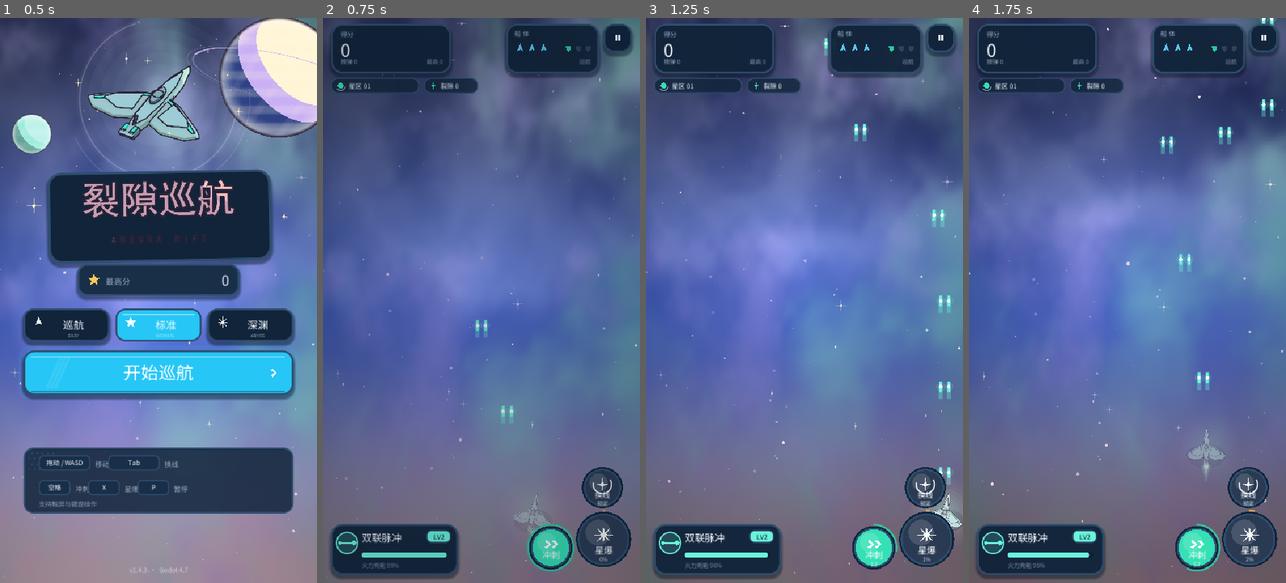
Above: before the commit, frames 1-4 (left to right).
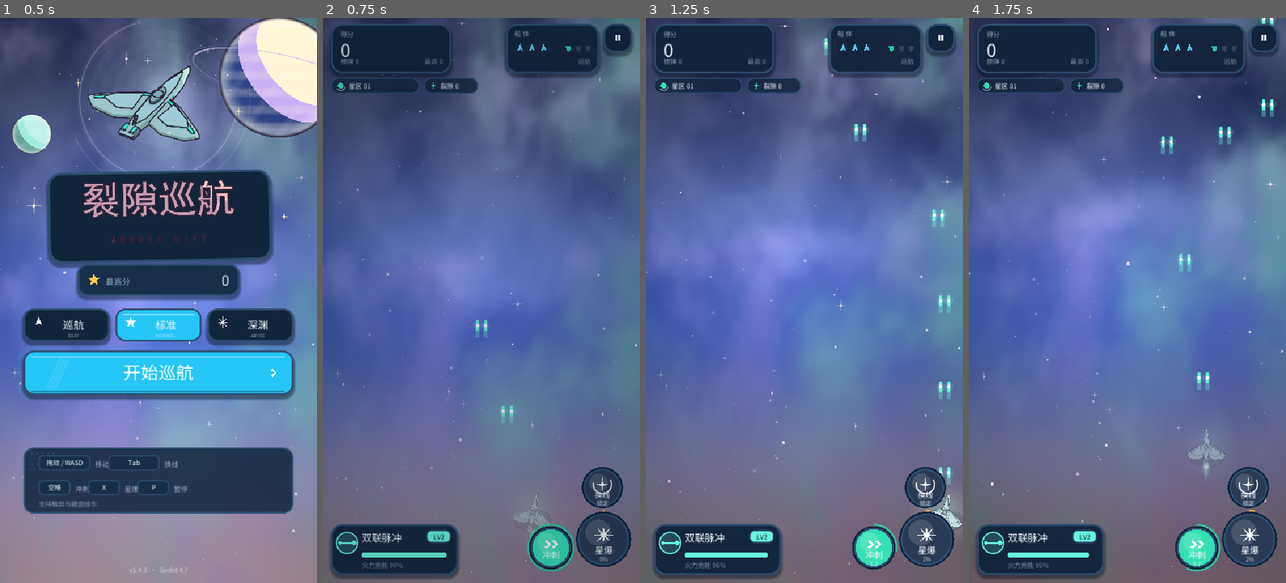
Above: after the commit, the same moments.

Repository: sctale/SpaceFighter-Godot
Game: Godot game, scene res://scenes/Main.tscn
Two runs of this game, one before a commit and one after it. Both use one fixed random seed, a clock stepped at 60 frames per second and the inputs below.
Inputs (mouse positions are in pixels of both pictures, inside the frame that each line leads up to):
- Up to frame 1 (0.5 s): no input
- Up to frame 2 (0.75 s): tap Enter at 0.5 s; move the mouse to (551, 272) at 0.52 s; hold D from 0.53 s (still down); tap 1 at 0.6 s; click (551, 272) at 0.67 s
- Up to frame 3 (1.25 s): keep holding D; tap Space at 0.77 s
- Up to frame 4 (1.75 s): release D at 1.25 s; drag from (1064, 328) to (1111, 413) at 1.27 s

Frame 1 is identical in both runs. In frame 2, less than 0.1% of the frame differs, in the area x 6-91%, y 7-98%; in frame 3, 0.1%; in frame 4, 0.1%.

Commit message:
ux: UI 重构 Phase 3——HUD 可读性与事件反馈
小字阶梯化 10→11/9→10；受击红闪/护盾青闪边缘晕光、
Boss 血条横向展开、武器升级 LV 脉冲（均纯视觉，判定零改动）；
新增 hurt/bossdeploy 调试快照。门禁 180 + selftest 8 绿。

Diff:
--- a/scripts/collision_system.gd
+++ b/scripts/collision_system.gd
@@ -160,12 +160,14 @@
 	# 护盾优先：掉了只丢一层，不清弹（Unity：shield break 不 clear）
 	if m.player_shields > 0:
 		m.player_shields -= 1
+		m.shield_flash = 0.6
 		m.player_invuln = CFG.INVULN_AFTER_SHIELD
 		m._gain_nova_raw(CFG.NOVA_ON_SHIELD_BREAK)
 		m._feel_freeze(CFG.FREEZE_HIT)
 	else:
 		# 船体受击：清弹、慢镜、武器惩罚、丢僚机、重生位移
 		m.player_lives -= 1
+		m.hurt_flash = 0.7
 		m.player_invuln = CFG.INVULN_AFTER_HULL_HIT
 		m._gain_nova_raw(CFG.NOVA_ON_HULL_HIT)
 		m._feel_slow(CFG.SLOW_HIT_SCALE, CFG.SLOW_HIT_DUR)
--- a/scripts/main.gd
+++ b/scripts/main.gd
@@ -77,6 +77,8 @@
 var player_invuln := 0.0
 var player_bank := 0.0
 var player_last_dir := 0.0
+var hurt_flash := 0.0     # 纯视觉：船体受击屏幕边缘红闪，UIOverlay 消费衰减
+var shield_flash := 0.0   # 纯视觉：护盾破碎/获得屏幕边缘青闪，UIOverlay 消费衰减
 
 
 # 武器与玩家生存/技能（迁移C）
@@ -298,6 +300,10 @@
 		elif _shot_mode == "pause" or _shot_mode == "gameover":
 			in_menu = false
 			_reset_game()
+		elif _shot_mode == "hurt":
+			# 纯视觉验收：受击/护盾边缘闪（DevShots）
+			in_menu = false
+			_reset_game()
 		_shot_taken = false
 
 
@@ -582,6 +588,10 @@
 	if _shot_mode != "" and not _shot_taken:
 		_shot_t += delta
 		var wait := 3.6 if (_shot_mode == "play" or _shot_mode.begins_with("boss")) else 1.6
+		if _shot_mode == "bossdeploy":
+			wait = 0.15
+		elif _shot_mode == "hurt":
+			wait = 1.2
 		if _shot_mode == "demo":
 			wait = 4.8
 		elif _shot_mode == "action":
@@ -601,6 +611,9 @@
 			rift = 32
 			total_kills = 120
 			best_score = 60000
+		if _shot_mode == "hurt" and _shot_t > wait - 0.3:
+			hurt_flash = 0.7
+			shield_flash = 0.6
 		if _shot_t > wait:
 			_shot_taken = true
 			var dir := ProjectSettings.globalize_path("res://build/shots")
@@ -1355,6 +1368,7 @@
 		"shield":
 			if player_shields < CFG.MAX_SHIELDS:
 				player_shields += 1
+				shield_flash = 0.6
 				label = "护盾 %d/%d" % [player_shields, CFG.MAX_SHIELDS]
 			else:
 				score += CFG.CRATE_FULL_SHIELD_SCORE
--- a/scripts/ui_hud.gd
+++ b/scripts/ui_hud.gd
@@ -8,7 +8,7 @@
 
 static func draw(ci: CanvasItem, skin: UISkin, main: Node, vw: float, vh: float,
 		safe_top: float, safe_bottom: float, safe_left: float, safe_right: float,
-		t: float, pressed: String) -> Dictionary:
+		t: float, pressed: String, boss_k: float, lv_pulse: float) -> Dictionary:
 	var rects := {}
 	var top := safe_top + 10.0
 	var bottom := vh - safe_bottom - 14.0
@@ -19,13 +19,13 @@
 
 	# 分数板
 	skin.panel(ci, score_r, Color(skin.BG_PANEL.r, skin.BG_PANEL.g, skin.BG_PANEL.b, 0.93), 18.0, skin.BORDER, 3.0, true)
-	skin.text(ci, score_r.position + Vector2(16, 22), "得分", 11, skin.INK_SOFT)
+	skin.text(ci, score_r.position + Vector2(16, 22), "得分", skin.TEXT_SM, skin.INK_SOFT)
 	skin.text(ci, score_r.position + Vector2(16, 56),
 		"%d" % int(round(float(main.display_score))), 30, skin.INK)
-	skin.text(ci, score_r.position + Vector2(16, 68), "擦弹 %d" % int(main.graze), 10,
+	skin.text(ci, score_r.position + Vector2(16, 68), "擦弹 %d" % int(main.graze), skin.TEXT_SM,
 		Color(skin.INK_SOFT.r, skin.INK_SOFT.g, skin.INK_SOFT.b, 0.85))
 	skin.text_right(ci, score_r.end.x - 14.0, score_r.position.y + 68.0,
-		"最高 %d" % int(main.best_score), 10,
+		"最高 %d" % int(main.best_score), skin.TEXT_SM,
 		Color(skin.INK_SOFT.r, skin.INK_SOFT.g, skin.INK_SOFT.b, 0.72))
 	var combo := int(main.multiplier)
 	if combo > 1:
@@ -39,7 +39,7 @@
 
 	# 船体板
 	skin.panel(ci, hull_r, Color(skin.BG_PANEL.r, skin.BG_PANEL.g, skin.BG_PANEL.b, 0.93), 18.0, skin.BORDER, 3.0, true)
-	skin.text(ci, hull_r.position + Vector2(14, 21), "船 体", 11, skin.INK_SOFT)
+	skin.text(ci, hull_r.position + Vector2(14, 21), "船 体", skin.TEXT_SM, skin.INK_SOFT)
 	var lives := int(main.player_lives)
 	var max_h := mini(CFG.UPGRADE_MAX_HULL, maxi(3, int(main.upgrades.get("max_hull", 3))))
 	for i in range(max_h):
@@ -52,7 +52,7 @@
 		skin.icon_shield(ci, hull_r.position + Vector2(106 + i * 17.0, 42.0), 7.0,
 			skin.CYAN_DEEP if on else Color(skin.TEXT_SECONDARY.r, skin.TEXT_SECONDARY.g, skin.TEXT_SECONDARY.b, 0.22))
 	skin.text_right(ci, hull_r.end.x - 14.0, hull_r.position.y + 68.0,
-		String(CFG.DIFFICULTY[String(main.difficulty)]["name"]), 10,
+		String(CFG.DIFFICULTY[String(main.difficulty)]["name"]), skin.TEXT_SM,
 		Color(skin.INK_SOFT.r, skin.INK_SOFT.g, skin.INK_SOFT.b, 0.75))
 
 	# 暂停
@@ -64,14 +64,17 @@
 	# 星区胶囊 / Boss 血条
 	var boss = main.boss
 	if boss != null:
-		var bar_w := minf(vw - safe_left - safe_right - 64.0, 470.0)
+		# Boss 血条展开：横向 ease-out 展开 + 名牌淡入（纯视觉，不影响判定）
+		var k_e := 1.0 - pow(1.0 - clampf(boss_k, 0.0, 1.0), 3.0)
+		var bar_w := maxf(30.0, minf(vw - safe_left - safe_right - 64.0, 470.0) * k_e)
 		var bar_x := (vw - bar_w) * 0.5
 		var bar_y := top + 112.0
 		var name_r := Rect2(vw * 0.5 - 142.0, bar_y - 32.0, 284.0, 28.0)
-		skin.panel(ci, name_r, skin.CREAM, 10.0, skin.BORDER, 2.5, false)
+		skin.panel(ci, name_r, Color(skin.CREAM.r, skin.CREAM.g, skin.CREAM.b, k_e), 10.0,
+			Color(skin.BORDER.r, skin.BORDER.g, skin.BORDER.b, k_e), 2.5, false)
 		skin.text_center(ci, vw * 0.5, name_r.position.y + 20.0,
 			"%s · %s  P%d" % [String(boss.title_zh), String(boss.name_zh), int(boss.phase) + 1],
-			13, skin.INK, 0)
+			13, Color(skin.INK.r, skin.INK.g, skin.INK.b, k_e), 0)
 		var bar_r := Rect2(bar_x, bar_y, bar_w, 18.0)
 		skin.panel(ci, bar_r, Color(skin.BG_PRIMARY.r, skin.BG_PRIMARY.g, skin.BG_PRIMARY.b, 0.92), 9.0, skin.BORDER, 3.0, false)
 		var frac := clampf(float(main.display_boss_hp), 0.0, 1.0)
@@ -96,13 +99,13 @@
 		ci.draw_circle(zone_r.position + Vector2(16, 13), 5.0, skin.CYAN)
 		ci.draw_arc(zone_r.position + Vector2(16, 13), 8.0, 0.2, 2.4, 16,
 			Color(1, 1, 1, 0.55), 1.5, true)
-		skin.text(ci, zone_r.position + Vector2(30, 18), "星区 %02d" % int(main.zone), 11, skin.INK)
+		skin.text(ci, zone_r.position + Vector2(30, 18), "星区 %02d" % int(main.zone), skin.TEXT_SM, skin.INK)
 		ci.draw_rect(Rect2(zone_r.position.x + 8.0, zone_r.end.y - 4.0,
 			(zone_r.size.x - 16.0) * float(main.zone_progress()), 2.5), skin.CYAN_DEEP)
 		var rift_r := Rect2(zone_r.end.x + 8.0, zone_r.position.y, 92.0, 26.0)
 		skin.panel(ci, rift_r, Color(skin.BG_PANEL.r, skin.BG_PANEL.g, skin.BG_PANEL.b, 0.82), 10.0, skin.BORDER, 2.0, false)
 		skin.icon_burst(ci, rift_r.position + Vector2(16, 13), 6.5, skin.CYAN, 4)
-		skin.text(ci, rift_r.position + Vector2(28, 18), "裂隙 %d" % int(main.rift), 11, skin.INK)
+		skin.text(ci, rift_r.position + Vector2(28, 18), "裂隙 %d" % int(main.rift), skin.TEXT_SM, skin.INK)
 
 	# 武器板
 	var wp_r := Rect2(safe_left + 14.0, bottom - 86.0, 216.0, 86.0)
@@ -116,8 +119,10 @@
 		CFG.weapon_name(String(main.weapons.active_id), int(main.weapons.active().level)), 17, skin.INK)
 	var lv := int(main.weapons.active().level)
 	var lv_r := Rect2(wp_r.end.x - 54.0, wp_r.position.y + 10.0, 42.0, 22.0)
+	if lv_pulse > 0.0:
+		skin.glow(ci, lv_r.get_center(), 30.0, wtint, 5, 0.30 * clampf(lv_pulse / 0.7, 0.0, 1.0))
 	skin.panel(ci, lv_r, wtint, 8.0, skin.BORDER, 2.0, false)
-	skin.text_center(ci, lv_r.get_center().x, lv_r.position.y + 16.0, "LV%d" % lv, 11, skin.BG_PRIMARY, 0)
+	skin.text_center(ci, lv_r.get_center().x, lv_r.position.y + 16.0, "LV%d" % lv, skin.TEXT_SM, skin.BG_PRIMARY, 0)
 	var charge := clampf(float(main.weapons.active().charge) / 100.0, 0.0, 1.0)
 	var bar := Rect2(wp_r.position + Vector2(52, 48), Vector2(146, 9))
 	skin.panel(ci, bar, Color(skin.BG_PRIMARY.r, skin.BG_PRIMARY.g, skin.BG_PRIMARY.b, 0.45), 4.0, Color(0, 0, 0, 0), 0.0, false)
@@ -126,9 +131,9 @@
 			skin.RED if bool(main.weapons.active().detuned) else wtint,
 			4.0, Color(0, 0, 0, 0), 0.0, false)
 	if bool(main.weapons.active().detuned):
-		skin.text(ci, wp_r.position + Vector2(52, 74), "失谐排气", 10, skin.RED)
+		skin.text(ci, wp_r.position + Vector2(52, 74), "失谐排气", skin.TEXT_SM, skin.RED)
 	else:
-		skin.text(ci, wp_r.position + Vector2(52, 74), "火力充能 %d%%" % int(charge * 100.0), 10,
+		skin.text(ci, wp_r.position + Vector2(52, 74), "火力充能 %d%%" % int(charge * 100.0), skin.TEXT_SM,
 			Color(skin.INK_SOFT.r, skin.INK_SOFT.g, skin.INK_SOFT.b, 0.8))
 	if float(main.weapons.resonance) > 0.0:
 		status_chip(ci, skin, wp_r.end.x + 54.0, wp_r.position.y + 20.0,
@@ -212,7 +217,7 @@
 			ci.draw_arc(icon_c, r * 0.52, -0.5, PI * 1.05, 24, icon_col, 2.0, true)
 	skin.text_center(ci, cc.x, cc.y + r * 0.58, label, 13 if r < 32.0 else 15, icon_col, 0)
 	if badge != "":
-		skin.text_center(ci, cc.x, cc.y + r * 0.58 + 13.0, badge, 9,
+		skin.text_center(ci, cc.x, cc.y + r * 0.58 + 13.0, badge, 10,
 			Color(icon_col.r, icon_col.g, icon_col.b, 0.78), 0)
 	if ring > 0.0:
 		ci.draw_arc(cc, r + 7.0, -PI * 0.5, -PI * 0.5 + TAU * clampf(ring, 0.0, 1.0), 40,
--- a/scripts/ui_overlay.gd
+++ b/scripts/ui_overlay.gd
@@ -26,6 +26,10 @@
 var _fade := 1.0
 var _last_state := ""
 var _modal_t := 0.0
+var _boss_bar_k := 0.0
+var _boss_was := false
+var _lv_pulse := 0.0
+var _last_lv := 0
 
 
 func _ready() -> void:
@@ -63,6 +67,20 @@
 			_warning_t = maxf(_warning_t, 0.55)
 	_banner_t = maxf(0.0, _banner_t - delta)
 	_warning_t = maxf(0.0, _warning_t - delta)
+	# Phase 3 纯视觉时钟：边缘闪衰减 / Boss 血条展开 / 武器升级脉冲
+	main.hurt_flash = maxf(0.0, float(main.hurt_flash) - delta)
+	main.shield_flash = maxf(0.0, float(main.shield_flash) - delta)
+	var has_boss := main.boss != null
+	if has_boss and not _boss_was:
+		_boss_bar_k = 0.0
+	_boss_was = has_boss
+	if has_boss:
+		_boss_bar_k = minf(1.0, _boss_bar_k + delta * 2.2)
+	var lv_now := int(main.weapons.active().level)
+	if _last_lv > 0 and lv_now > _last_lv:
+		_lv_pulse = 0.7
+	_last_lv = lv_now
+	_lv_pulse = maxf(0.0, _lv_pulse - delta)
 	queue_redraw()
 
 
@@ -103,7 +121,12 @@
 		menu_buttons = UIMenu.draw(self, skin, main, vw, vh, st, sb, _t)
 		_draw_fade(vw, vh)
 		return
-	game_buttons = UIHud.draw(self, skin, main, vw, vh, st, sb, sl, sr, _t, flash)
+	game_buttons = UIHud.draw(self, skin, main, vw, vh, st, sb, sl, sr, _t, flash,
+		_boss_bar_k, _lv_pulse)
+	if float(main.hurt_flash) > 0.0:
+		skin.edge_flash(self, vw, vh, skin.RED, float(main.hurt_flash) / 0.7)
+	if float(main.shield_flash) > 0.0:
+		skin.edge_flash(self, vw, vh, skin.ACCENT_CYAN, float(main.shield_flash) / 0.6)
 	if bool(main.upgrade_pending):
 		_draw_upgrade(vw, vh, st, sb, flash)
 	elif bool(main.paused):
--- a/scripts/ui_skin.gd
+++ b/scripts/ui_skin.gd
@@ -213,6 +213,25 @@
 		ci.draw_circle(c, r * t, Color(color.r, color.g, color.b, alpha / float(layers)))
 
 
+func edge_flash(ci: CanvasItem, vw: float, vh: float, col: Color, k: float,
+		depth := 56.0) -> void:
+	## 纯视觉事件反馈：四边渐变晕光（受击红闪 / 护盾青闪），不触碰判定。
+	## draw_colored_polygon 不支持逐顶点色，用多层二次衰减色带模拟渐变。
+	if k <= 0.0:
+		return
+	var a := clampf(k, 0.0, 1.0) * 0.5
+	var bands := 12
+	var bw := depth / float(bands)
+	for i in range(bands):
+		var f := 1.0 - float(i) / float(bands)
+		var c := Color(col.r, col.g, col.b, a * f * f)
+		var o := float(i) * bw
+		ci.draw_rect(Rect2(0, o, vw, bw + 1.0), c)
+		ci.draw_rect(Rect2(0, vh - o - bw - 1.0, vw, bw + 1.0), c)
+		ci.draw_rect(Rect2(o, 0, bw + 1.0, vh), c)
+		ci.draw_rect(Rect2(vw - o - bw - 1.0, 0, bw + 1.0, vh), c)
+
+
 func halftone(ci: CanvasItem, rect: Rect2, color: Color, spacing := 14.0) -> void:
 	var y := rect.position.y
 	while y < rect.end.y:
Binary file changed: assets/fonts/AuroraCJK.ttf
